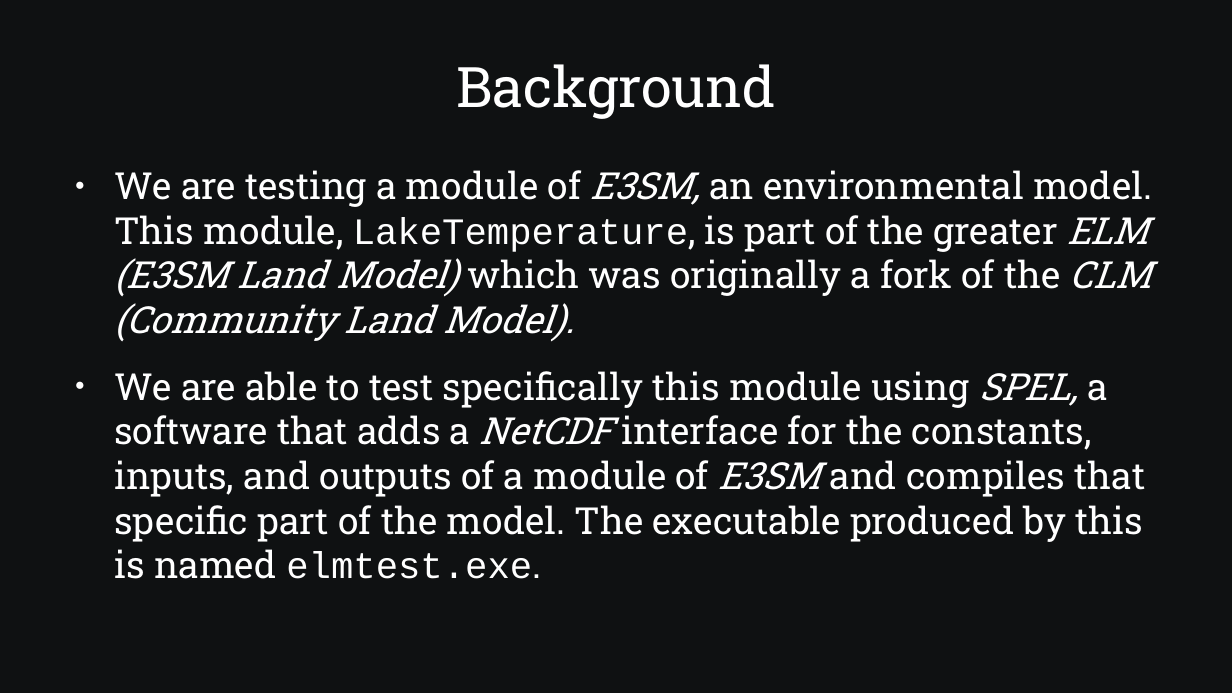
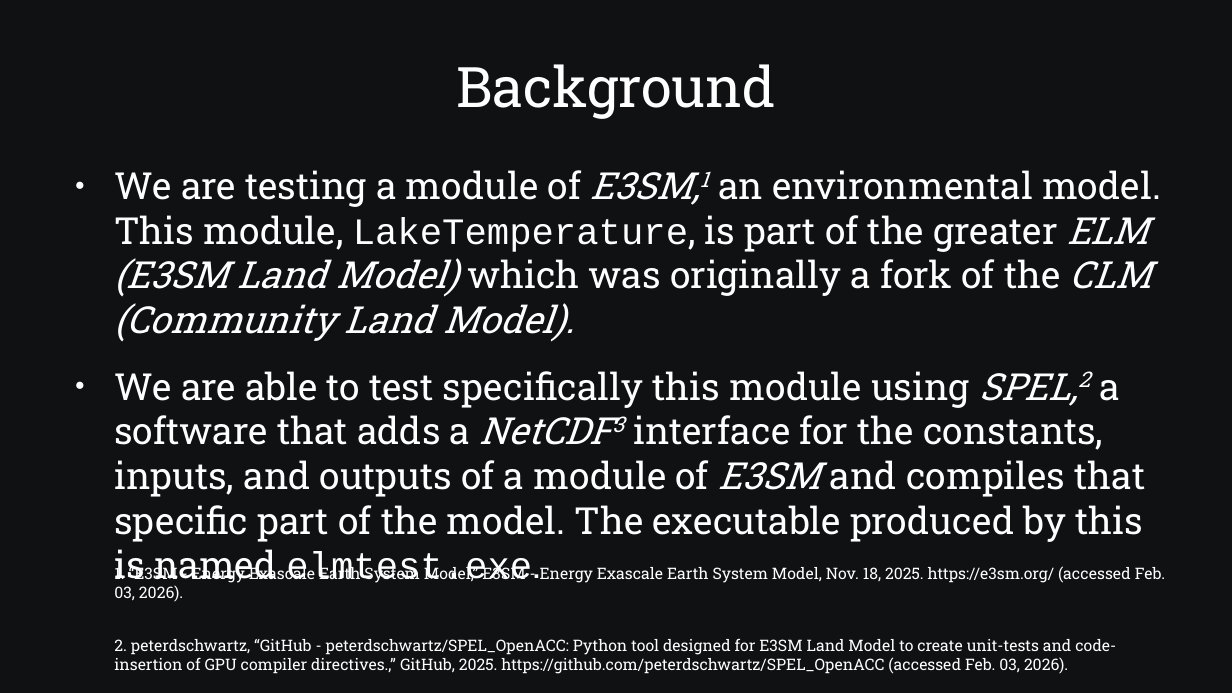
Before and after one commit to SamAllen06/lake_temp_work, a slide deck: slide 2 of documentation/for_collaborators/TestingSoftwareOverview.odp. Drawn at 1232x693 pixels with LibreOffice and Linux fonts; fonts in the diff are those of the drawing. Boxes give left, top, right and bottom in pixels: in the first picture for what was removed or moved away, otherwise in the second. Text is boxed around its words. In the diff, an @@ line names an element or a change of style, - is before the commit and + after.

```diff
--- a/documentation/for_collaborators/TestingSoftwareOverview.odp
+++ b/documentation/for_collaborators/TestingSoftwareOverview.odp
@@ text at (114,170,1161,588): text changed @@
-● We are testing a module of E3SM, an environmental model. This module, LakeTemperature, is part of the greater ELM (E3SM Land Model) which was originally a fork of the CLM (Community Land Model).
-● We are able to test specifically this module using SPEL, a software that adds a NetCDF interface for the constants, inputs, and outputs of a module of E3SM and compiles that specific part of the model. The executable produced by this is named elmtest.exe.
+● We are testing a module of E3SM,1 an environmental model. This module, LakeTemperature, is part of the greater ELM (E3SM Land Model) which was originally a fork of the CLM (Community Land Model).
+● We are able to test specifically this module using SPEL,2 a software that adds a NetCDF3 interface for the constants, inputs, and outputs of a module of E3SM and compiles that specific part of the model. The executable produced by this is named elmtest.exe.
@@ text added at (114,565,1165,674), 10.2 pt, text #FFFFFF @@
+1. “E3SM - Energy Exascale Earth System Model,” E3SM - Energy Exascale Earth System Model, Nov. 18, 2025. https://e3sm.org/ (accessed Feb. 03, 2026).
+2. peterdschwartz, “GitHub - peterdschwartz/SPEL_OpenACC: Python tool designed for E3SM Land Model to create unit-tests and code-insertion of GPU compiler directives.,” GitHub, 2025. https://github.com/peterdschwartz/SPEL_OpenACC (accessed Feb. 03, 2026).
+3. “Unidata | NetCDF,” Ucar.edu, 2023. https://www.unidata.ucar.edu/software/netcdf
```
Also in this commit, not shown: 1 other slide changed, 2 slides added, 1 other file.
